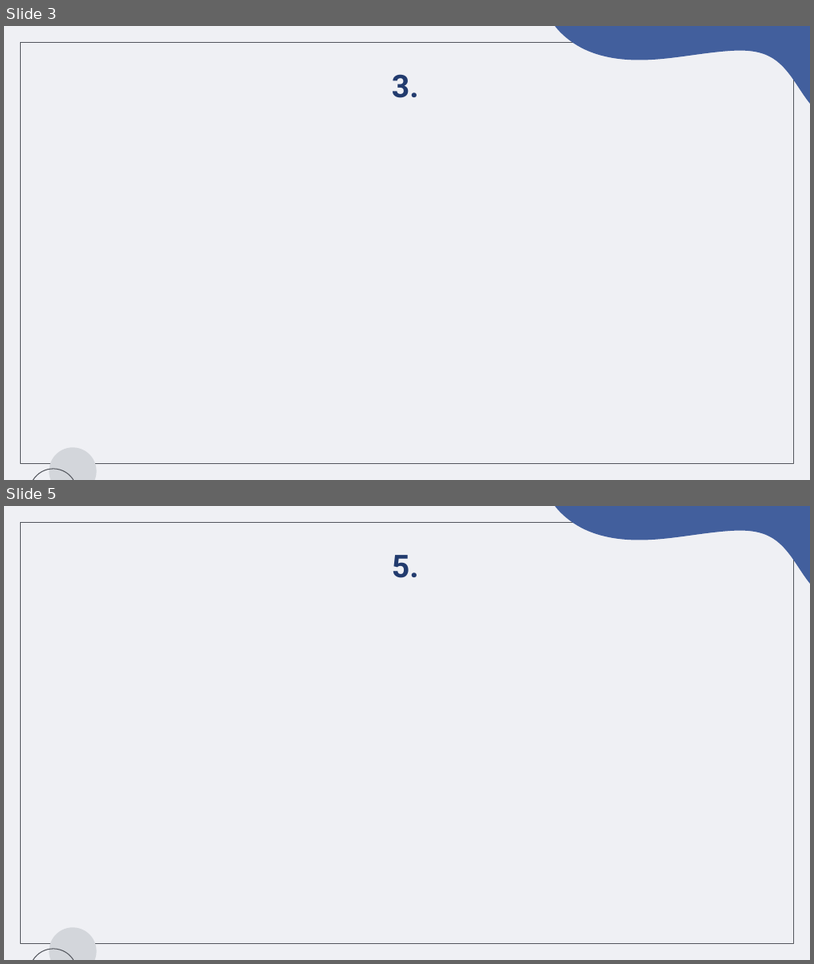
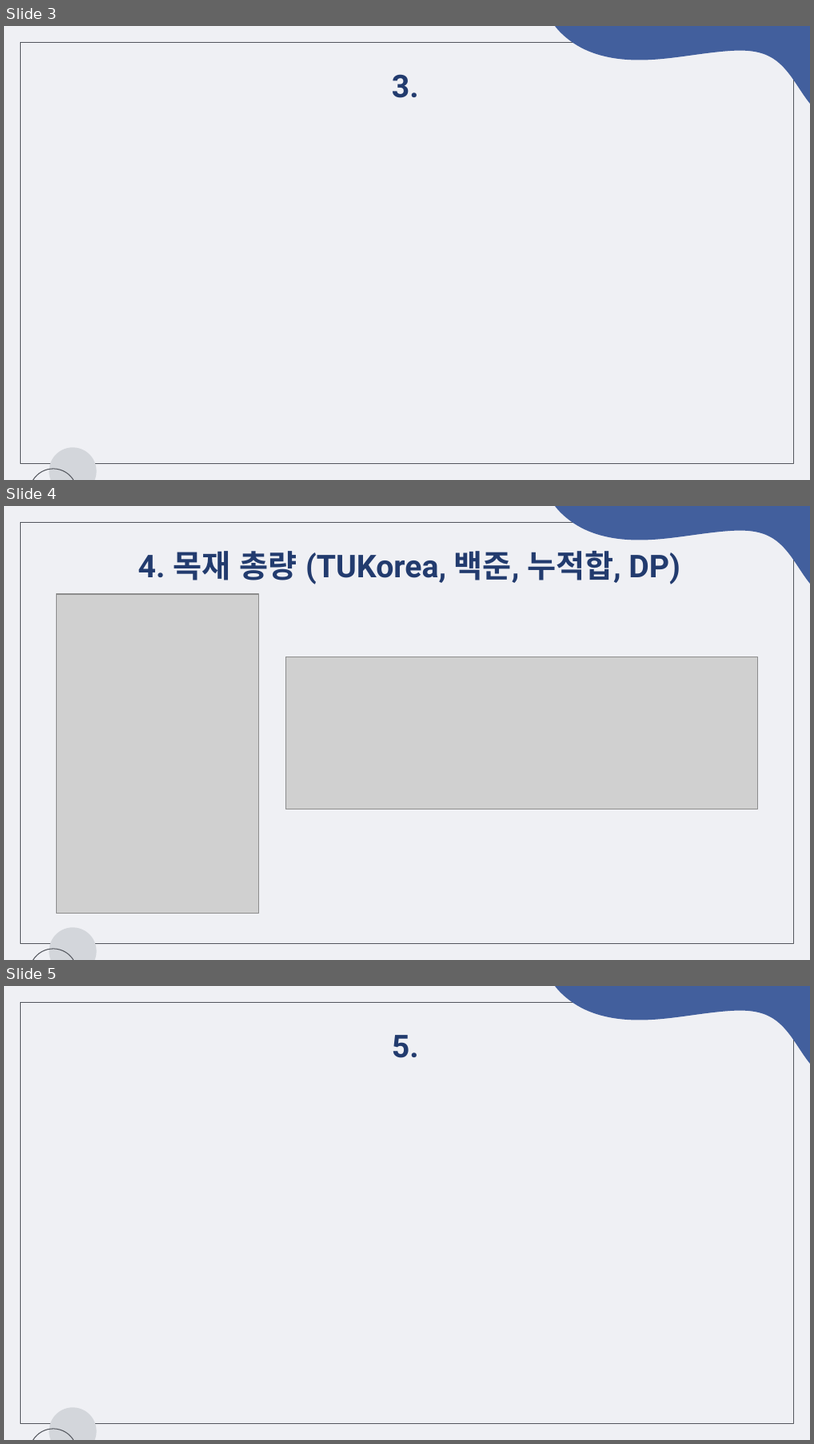
Before and after one commit to chaeeun-dev/CodingTest, a slide deck: 문제해결프로그래밍_숙제/제출용/숙제9_2022182035.pptx. Shown one above the other, each under a label of ours: slides 3 and 5 before the commit, slides 3, 4 and 5 after it; the slides between them are not shown. The pictures are 814x964 and 814x1444 pixels, drawn with LibreOffice and Linux fonts; fonts in the diff are those of the drawing; grey boxes stand for pictures. Boxes give left, top, right and bottom in pixels: in the first picture for what was removed or moved away, otherwise in the second. Text is boxed around its words. In the diff, an @@ line names an element or a change of style, - is before the commit and + after.

```diff
--- a/문제해결프로그래밍_숙제/제출용/숙제9_2022182035.pptx
+++ b/문제해결프로그래밍_숙제/제출용/숙제9_2022182035.pptx
@@ slide 4 added at box(4, 506, 810, 960), background #EFF0F4; not listed: 4 template elements that a slide beside it also shows @@
@@ title added at box(138, 551, 681, 584), 28 pt, text #223B6E, bold @@
+4. 목재 총량 (TUKorea, 백준, 누적합, DP)
@@ picture added at box(57, 594, 259, 912) @@
@@ picture added at box(286, 656, 758, 808) @@
```
Also in this commit, not shown: 2 other slides added, 5 slides removed, 8 other files.
